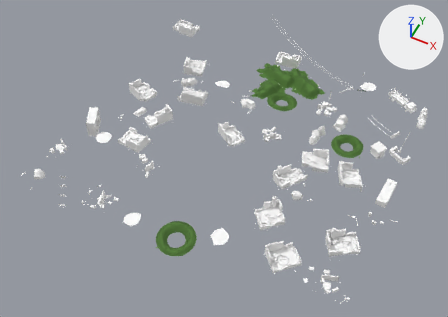
The glTF model assets/models/outdoor/outdoor_23.glb, before and after one commit.
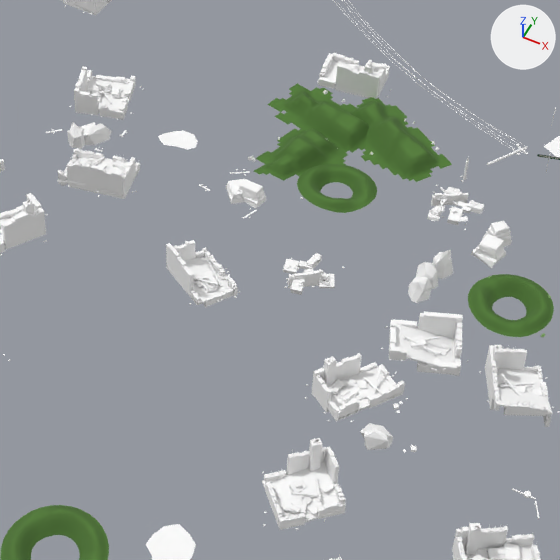
Each version is shown whole from a 50 mm camera at (49.0, -103.6, 123.1) aimed at (-1.0, -3.6, -1.9), then close up on the part from 35% to 82% of the width and 10% to 76% of the height. The axes (+X, +Y, +Z) are drawn at upper right. The lights are the same throughout. The older version's two pictures come first. Vertices at exactly the same position are counted once.

In view in the first close-up: 'gas_station_town'.
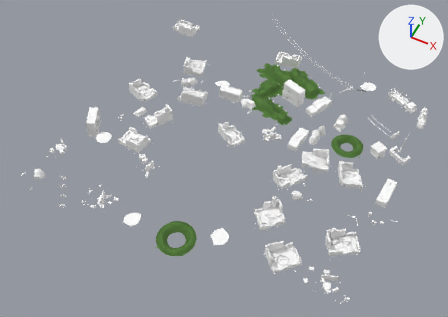
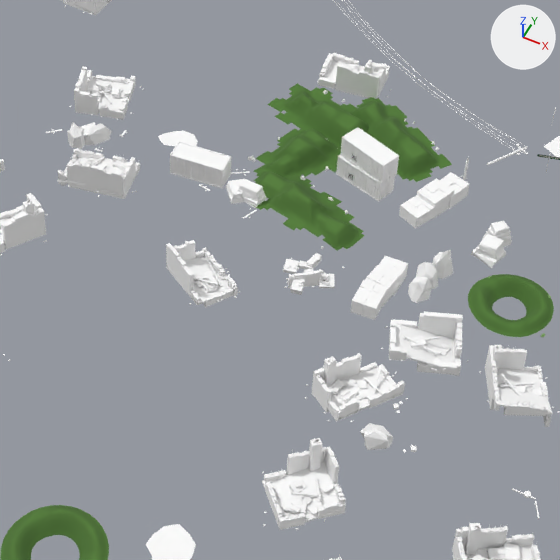
Changed parts and their boxes (x1, y1, x2, y2) in the close-ups (560 x 560 px):
part 1 of me_gas_station_town, deleted
    before: (300, 185, 484, 230)
part 2 of me_gas_station_town, built on
    before: (297, 162, 377, 213)
    after: (170, 127, 469, 320)

Diff of the bpy script that builds the scene:
```diff
--- a/assets/models/outdoor/outdoor_23.glb.py
+++ b/assets/models/outdoor/outdoor_23.glb.py
@@ mat_decals_cut @@
+mat_decals_cut = bpy.data.materials.new('decals_cut')
+# uses the picture img_outdoor_decals
@@ me_gas_station_town @@
 # used by ob_gas_station_town; location = (0.0, 0.0, 0.0)
-me_gas_station_town.from_pydata(...)  # 27038 vertices, 40080 faces; spans x -43.9..46.9, y -39.6..50.7, z -0.6..9.5
+me_gas_station_town.from_pydata(...)  # 28161 vertices, 41502 faces; spans x -43.9..46.9, y -39.6..50.7, z -0.6..9.5
+# me_gas_station_town part 1: 59 loose pieces with 544 vertices, spanning x -32.6..20.5, y -31.5..27.3, z -0.1..3.2, are deleted
+# me_gas_station_town part 2: 28 vertices moved from x 1.5..4.2, y 22.2..25.5, z -0.2..0.3 to x 1.5..4.2, y 22.2..25.5, z -0.1..0.4; 268 vertices removed from x 0.7..9.4, y 17.4..26.1, z -0.6..1.4; 1907 vertices added at x -11.9..17.9, y 4.1..28.4, z -0.4..5.1
+# other edits to the shape of me_gas_station_town do not show in these pictures
 me_gas_station_town.materials.append(mat_kit_atlas)
@@ me_gas_station_town @@
 me_gas_station_town.materials.append(mat_decals)
+me_gas_station_town.materials.append(mat_decals_cut)
```
